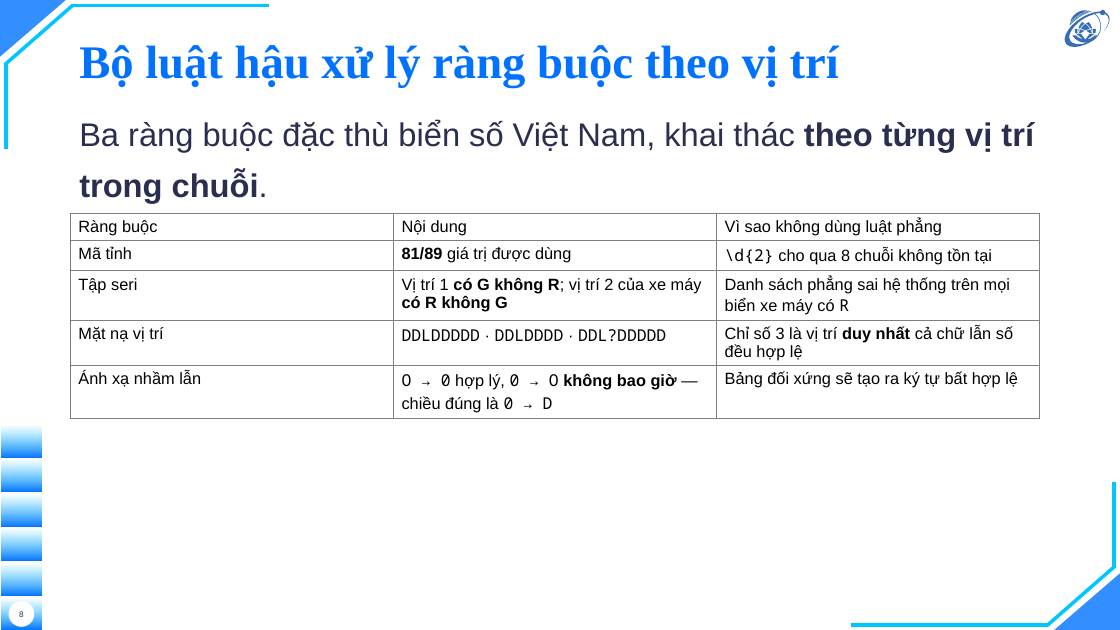
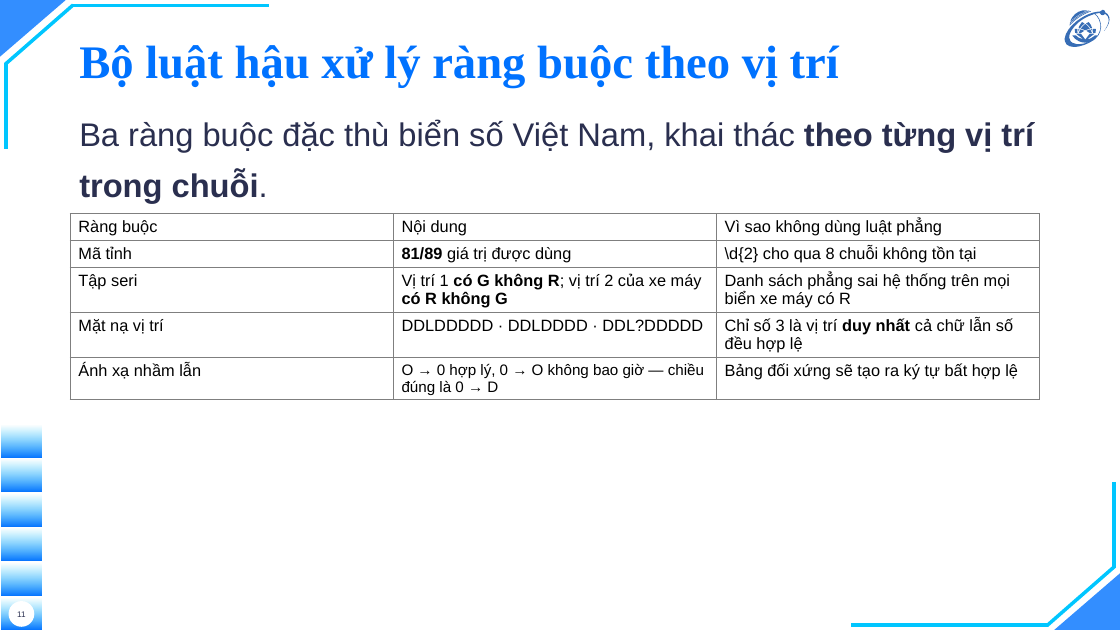
Before and after one commit to hieunguyen2604/alpr-do-an-mon-hoc, a slide deck: slide 11 of nop/02-slide-mon-hoc.pptx (slide 8 before the commit). Drawn at 1120x630 pixels with LibreOffice and Linux fonts; fonts in the diff are those of the drawing; background and template pictures are left out. Boxes give left, top, right and bottom in pixels: in the first picture for what was removed or moved away, otherwise in the second. Text is boxed around its words. In the diff, an @@ line names an element or a change of style, - is before the commit and + after.

```diff
--- a/nop/02-slide-mon-hoc.pptx
+++ b/nop/02-slide-mon-hoc.pptx
@@ table at [70, 213, 1040, 567] @@
@@ font Noto Sans Mono to Arial in "\d{2}", "R", "DDLDDDDD DDLDDDD DDL?DDDDD", "O → 0 0 → O 0 ..." @@
@@ size 14 to 13 pt in "O → 0 hợp lý, 0 → ..." @@
@@ bold off in "không bao giờ" @@
@@ page number at [17, 611, 25, 617]: text changed @@
-8
+11
```
Also in this commit, not shown: 7 other slides changed, 8 slides added, 1 slide removed, 28 other files.
